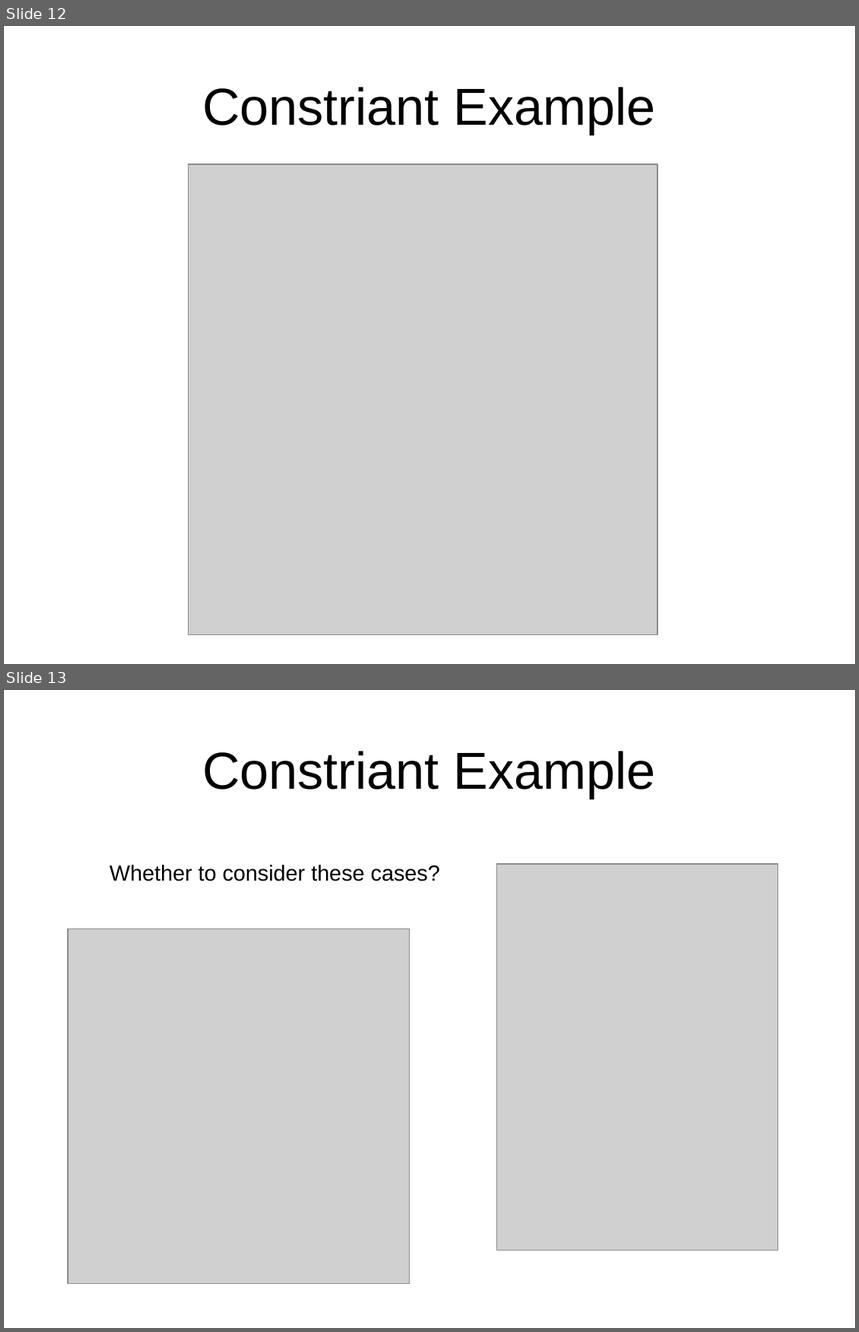
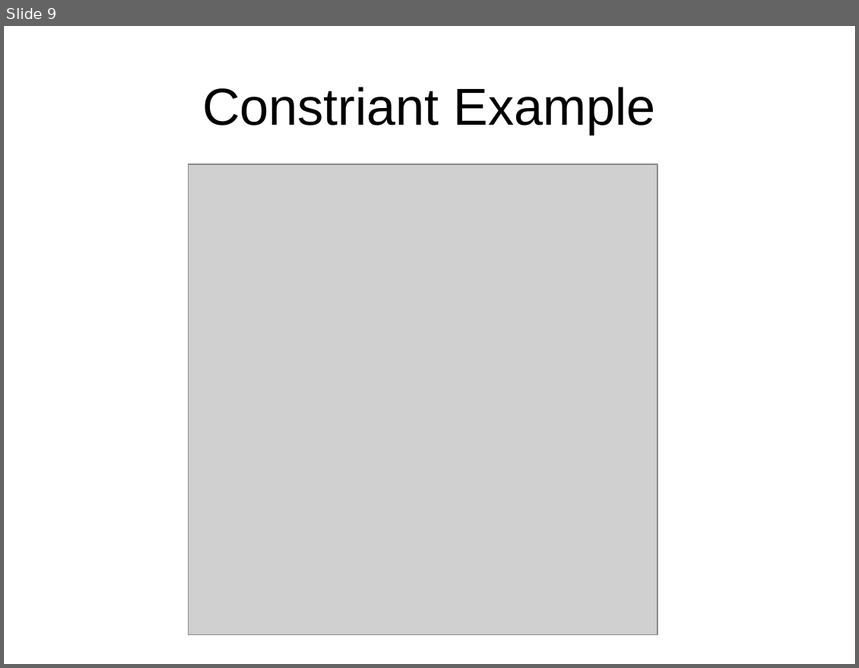
Before and after one commit to xdoobx/2014demo, a slide deck: docs/currentwork_05_06_2014.ppt. Shown one above the other, each under a label of ours: slides 12 and 13 before the commit, slide 9 after it. The pictures are 859x1332 and 859x668 pixels, drawn with LibreOffice and Linux fonts; fonts in the diff are those of the drawing; grey boxes stand for pictures. Boxes give left, top, right and bottom in pixels: in the first picture for what was removed or moved away, otherwise in the second. Text is boxed around its words. In the diff, an @@ line names an element or a change of style, - is before the commit and + after.

```diff
--- a/docs/currentwork_05_06_2014.ppt
+++ b/docs/currentwork_05_06_2014.ppt
@@ slide 13 removed at (4, 690, 855, 1328), background #FFFFFF @@
@@ title removed at (202, 751, 656, 799) @@
-Constriant Example
@@ text removed at (110, 865, 440, 882) @@
-Whether to consider these cases?
@@ picture removed at (496, 865, 778, 1251) @@
@@ picture removed at (68, 929, 410, 1284) @@
@@ what was slide 12 is now slide 9 @@
```
Also in this commit, not shown: 3 slides changed, 4 other slides removed, 1 other file.
